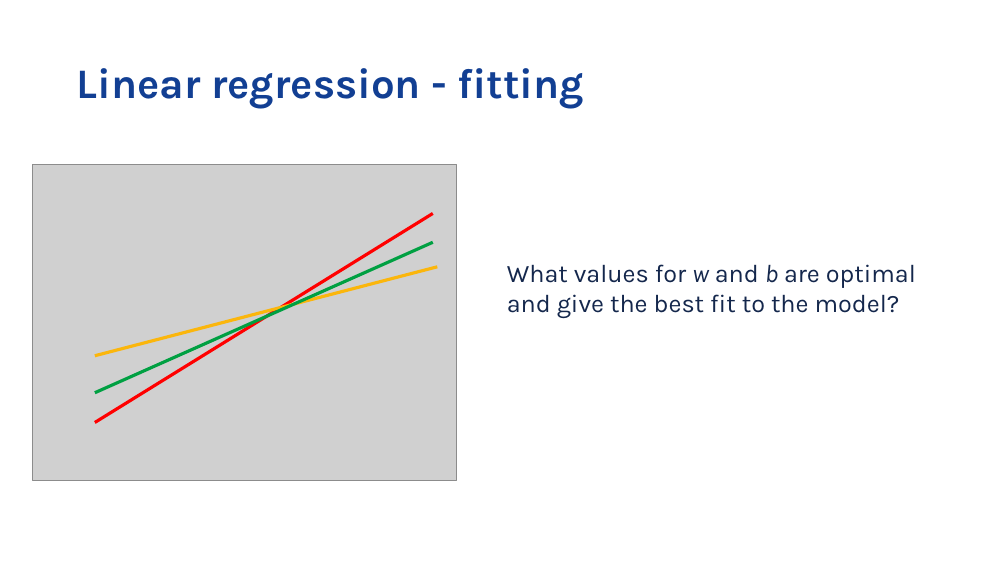
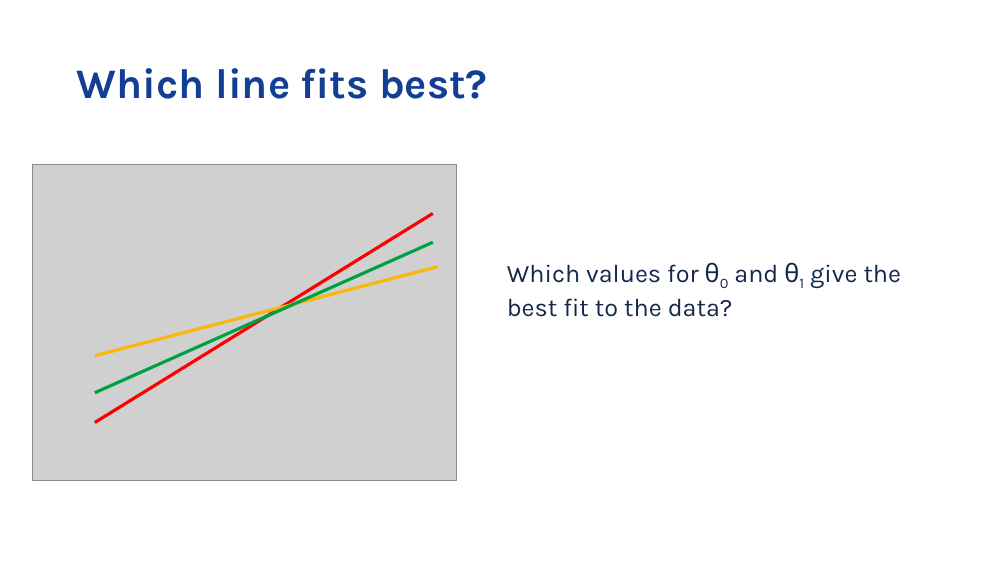
Before and after one commit to vib-training-conferences/machine-learning-and-deep-learning-fundamentals, a slide deck: slide 7 of docs/day-1-session-3-regression.pptx (slide 9 before the commit). Drawn at 1008x567 pixels with LibreOffice and Linux fonts; fonts in the diff are those of the drawing; grey boxes stand for pictures; background and template pictures are left out. Boxes give left, top, right and bottom in pixels: in the first picture for what was removed or moved away, otherwise in the second. Text is boxed around its words. In the diff, an @@ line names an element or a change of style, - is before the commit and + after.

```diff
--- a/docs/day-1-session-3-regression.pptx
+++ b/docs/day-1-session-3-regression.pptx
@@ title at <box>77,68,487,99</box>: text changed @@
-Linear regression - fitting
+Which line fits best?
@@ text at <box>507,264,902,317</box>: text changed @@
-What values for w and b are optimal and give the best fit to the model?
+Which values for θ0 and θ1 give the best fit to the data?
```
Also in this commit, not shown: 18 other slides changed, 18 slides added, 8 slides removed, 13 other files.
